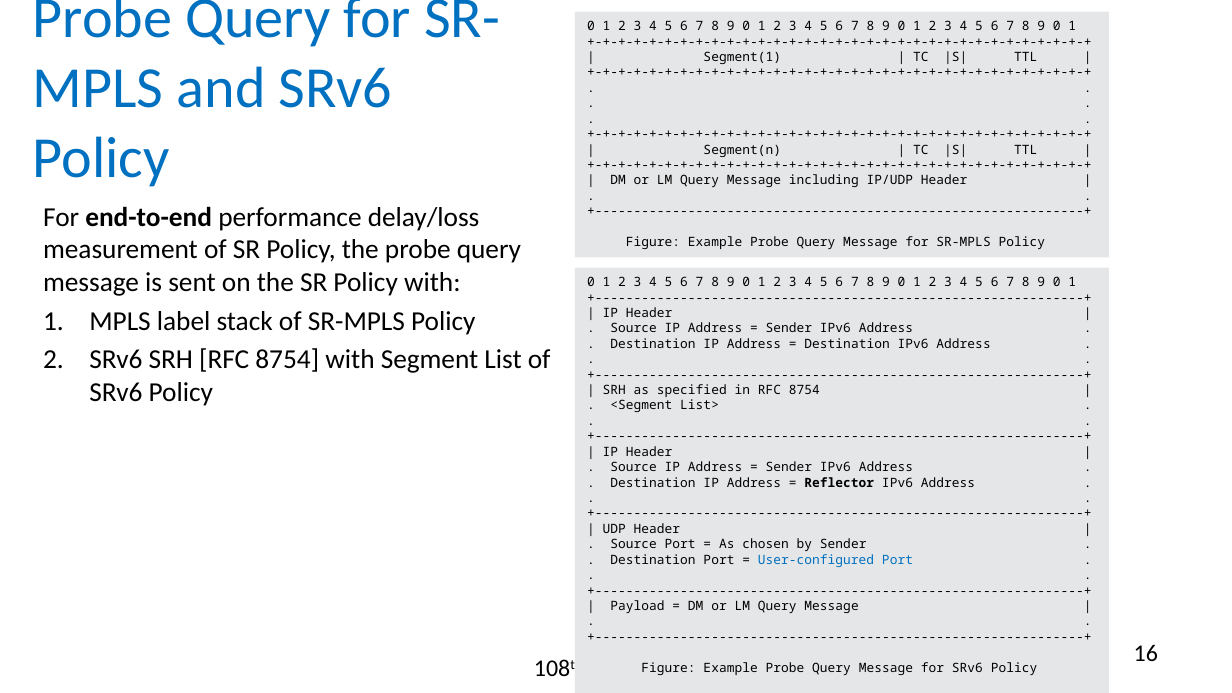
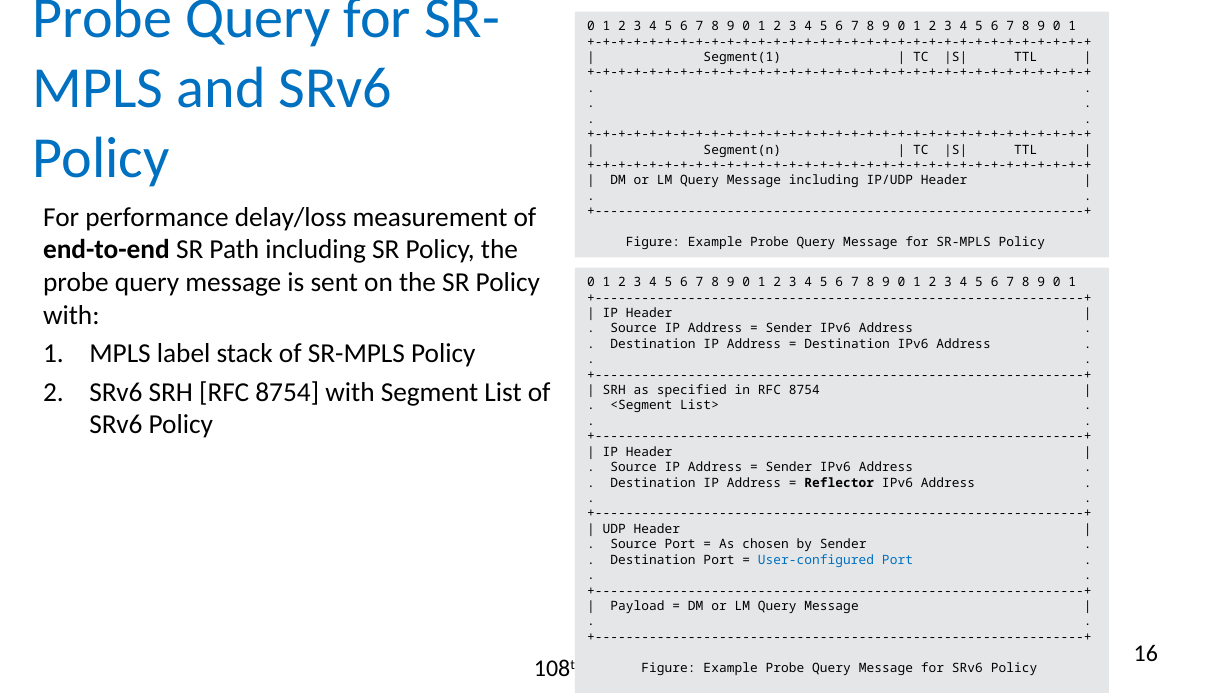
Before and after one commit to rakgandhi/ietf-slides, a slide deck: slide 16 of draft-gandhi-spring-stamp-srpm-01.pptx. Drawn at 1232x693 pixels with LibreOffice and Linux fonts; fonts in the diff are those of the drawing. Boxes give left, top, right and bottom in pixels: in the first picture for what was removed or moved away, otherwise in the second. Text is boxed around its words. In the diff, an @@ line names an element or a change of style, - is before the commit and + after.

```diff
--- a/draft-gandhi-spring-stamp-srpm-01.pptx
+++ b/draft-gandhi-spring-stamp-srpm-01.pptx
@@ text at (43, 207, 540, 325): text changed @@
-For end-to-end performance delay/loss measurement of SR Policy, the probe query message is sent on the SR Policy with:
+For performance delay/loss measurement of end-to-end SR Path including SR Policy, the probe query message is sent on the SR Policy with:
```
Also in this commit, not shown: 5 other slides changed, 3 other files.
